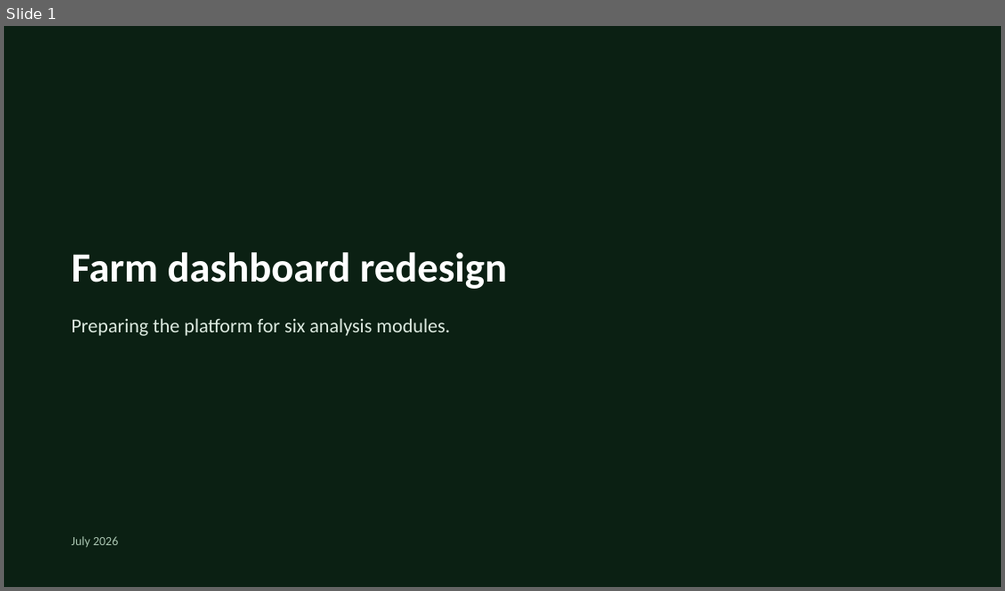
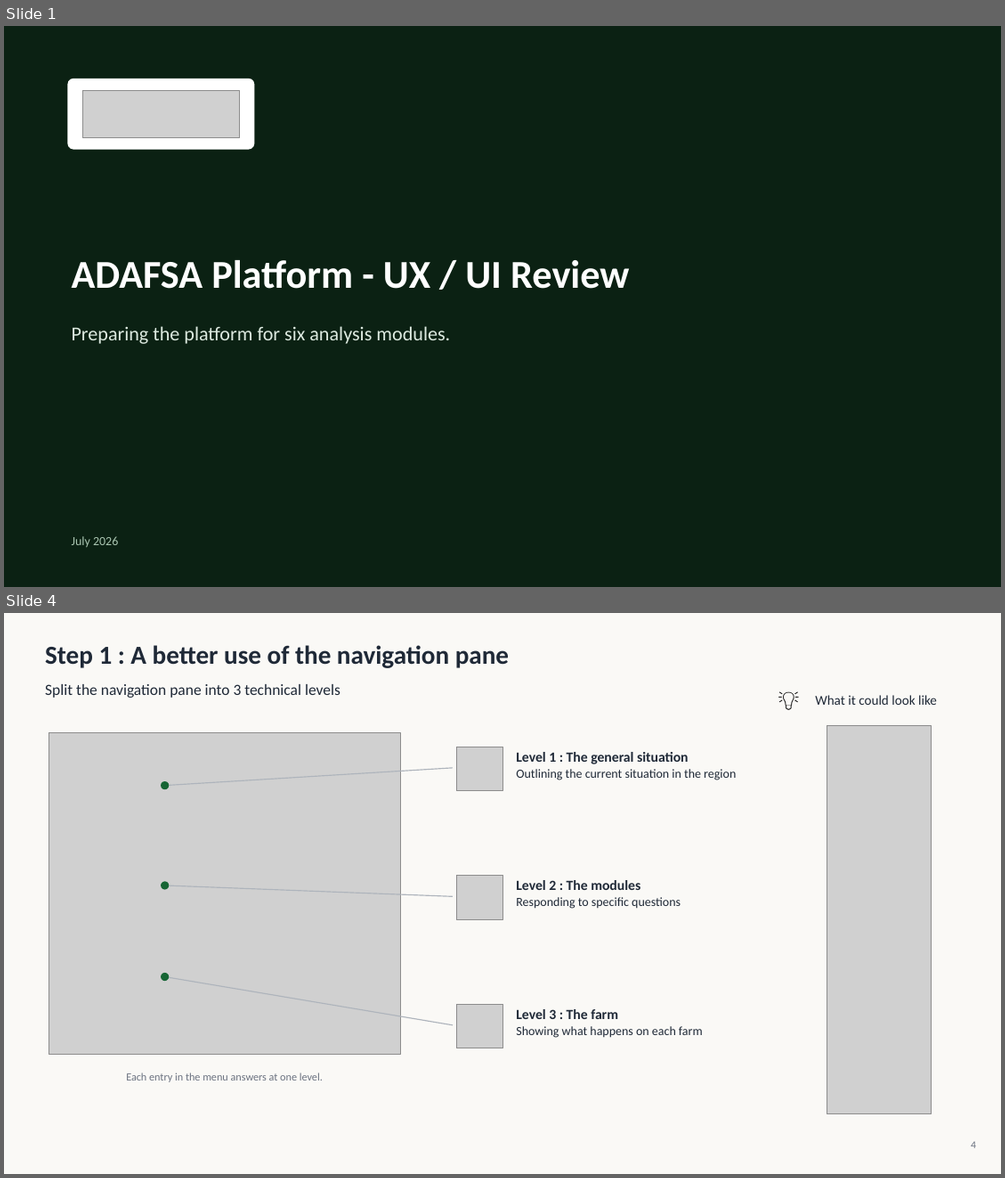
Before and after one commit to romainbigare/adafsa-mockup, a slide deck: presentation/adafsa-redesign-draft.pptx. Shown one above the other, each under a label of ours: slide 1 before the commit, slides 1 and 4 after it; the slides between them are not shown. The pictures are 1005x591 and 1005x1178 pixels, drawn with LibreOffice and Linux fonts; fonts in the diff are those of the drawing; grey boxes stand for pictures; background and template pictures are left out. Boxes give left, top, right and bottom in pixels: in the first picture for what was removed or moved away, otherwise in the second. Text is boxed around its words. In the diff, an @@ line names an element or a change of style, - is before the commit and + after.

```diff
--- a/presentation/adafsa-redesign-draft.pptx
+++ b/presentation/adafsa-redesign-draft.pptx
@@ slide 4 added at (4,613,1001,1174), background #FAF9F6 @@
@@ text added at (45,645,509,668), 25 pt, text #1F2937, bold @@
+Step 1 : A better use of the navigation pane
@@ text added at (45,684,340,698), 15 pt, text #1F2937 @@
+Split the navigation pane into 3 technical levels
@@ text added at (778,684,816,714), 20 pt, text #000000 @@
+💡
@@ text added at (815,695,937,705), 13 pt, text #1F2937 @@
+What it could look like
@@ picture added at (48,732,400,1054) @@
@@ picture added at (826,725,930,1114) @@
@@ line added from (165, 786) to (453, 768), #AEB4BC 1 pt @@
@@ picture added at (456,747,502,791) @@
@@ text added at (516,752,736,780), 12 pt, text #1F2937 @@
+Level 1 : The general situation
+Outlining the current situation in the region
@@ ellipse added at (161,781,170,789), fill #166534 @@
@@ picture added at (456,876,502,919) @@
@@ ellipse added at (161,882,170,890), fill #166534 @@
@@ line added from (165, 885) to (453, 896), #AEB4BC 1 pt @@
@@ text added at (516,880,680,908), 12 pt, text #1F2937 @@
+Level 2 : The modules
+Responding to specific questions
@@ ellipse added at (161,973,170,981), fill #166534 @@
@@ line added from (165, 976) to (453, 1025), #AEB4BC 1 pt @@
@@ picture added at (456,1004,502,1048) @@
@@ text added at (516,1009,703,1038), 12 pt, text #1F2937 @@
+Level 3 : The farm
+Showing what happens on each farm
@@ text added at (126,1072,323,1082), 10.5 pt, text #6B7280 @@
+Each entry in the menu answers at one level.
@@ text added at (971,1141,976,1148), 10 pt, text #6B7280 @@
+4
@@ slide 1 changed as well @@
@@ rectangle at (4,26,1001,587): fill #0B1F12 at 84% opacity to #0B1F12 at 78% opacity @@
@@ rounded rectangle added at (67,79,254,150), fill #FFFFFF @@
@@ picture added at (82,90,240,137) @@
@@ text removed at (72,252,507,289) @@
-Farm dashboard redesign
@@ text added at (72,260,629,289), 38 pt, text #FFFFFF, bold @@
+ADAFSA Platform - UX / UI Review
@@ text "Preparing the platform for six ...": place and size @@
-text "Preparing the platform for six ..." at (72,318,450,336)
+text "Preparing the platform for six ..." at (72,326,450,344)
```
Also in this commit, not shown: 2 other slides changed, 11 other slides added, 9 slides removed, 17 other files.
